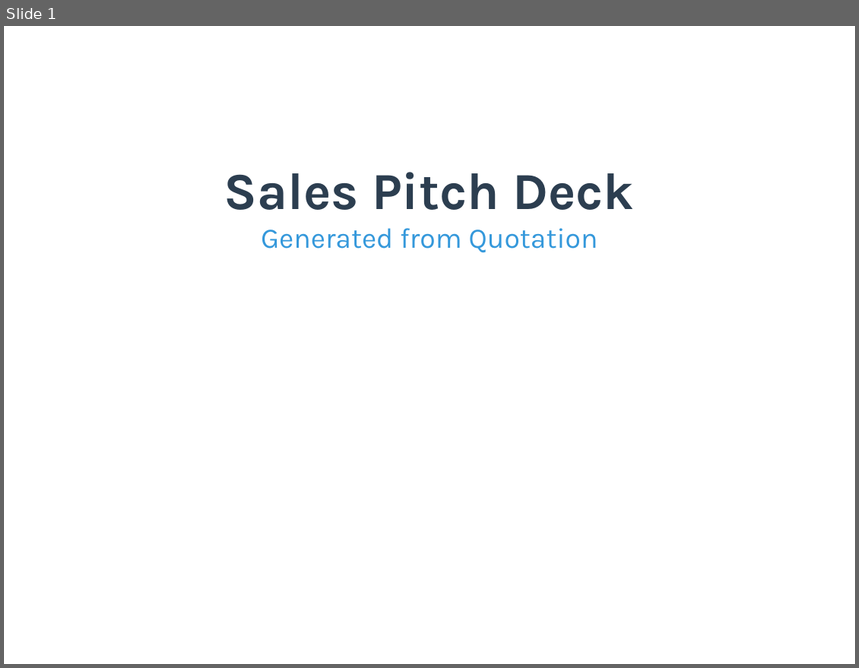
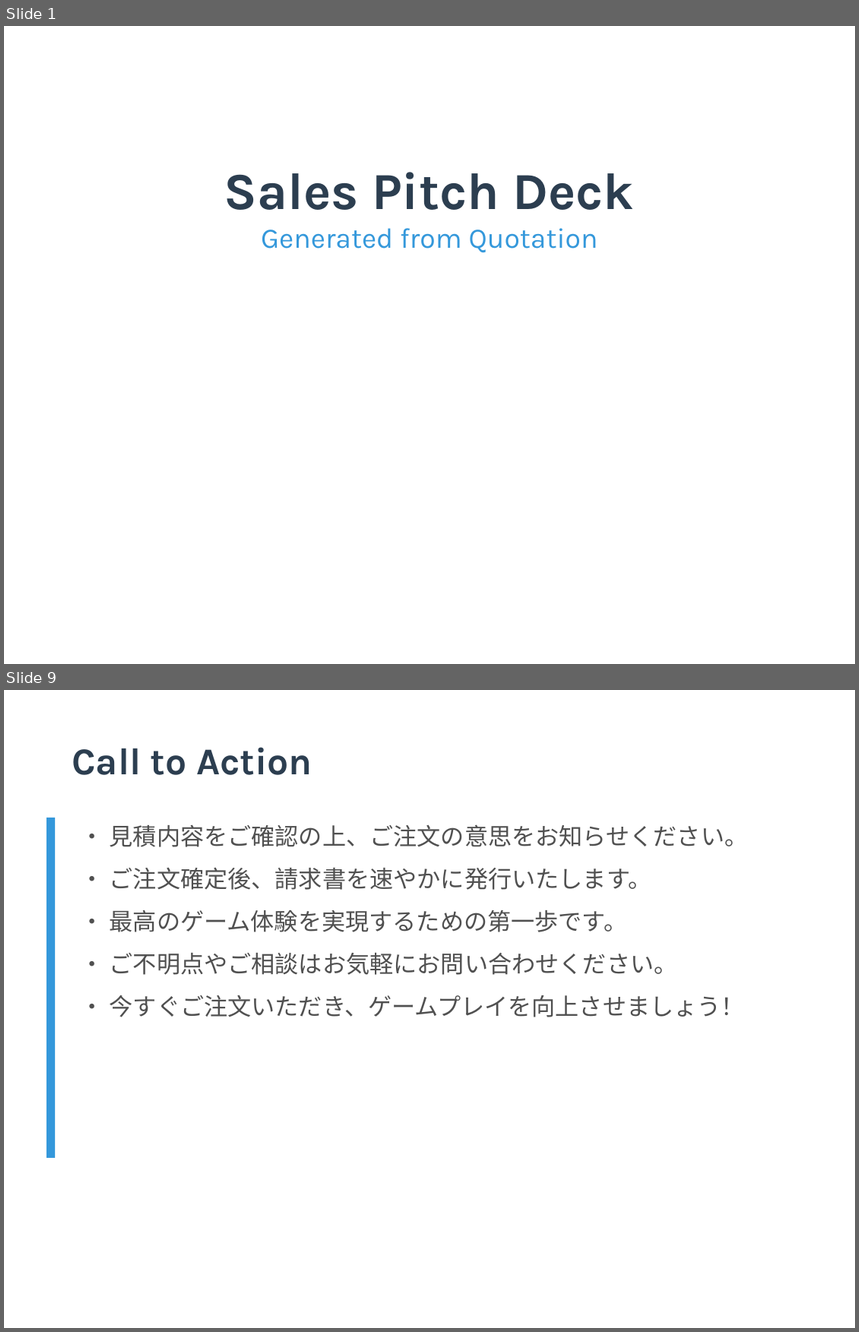
Before and after one commit to TejasGupta-27/b2b-sales-backend, a slide deck: Data/pitch_decks/pitch_deck_001.pptx. Shown one above the other, each under a label of ours: slide 1 before the commit, slides 1 and 9 after it; the slides between them are not shown. The pictures are 859x668 and 859x1332 pixels, drawn with LibreOffice and Linux fonts; fonts in the diff are those of the drawing; background and template pictures are left out. Boxes give left, top, right and bottom in pixels: in the first picture for what was removed or moved away, otherwise in the second. Text is boxed around its words. In the diff, an @@ line names an element or a change of style, - is before the commit and + after.

```diff
--- a/Data/pitch_decks/pitch_deck_001.pptx
+++ b/Data/pitch_decks/pitch_deck_001.pptx
@@ slide 9 added at [4,690,855,1328], background #FFFFFF @@
@@ text added at [72,747,313,775], 32 pt, text #2C3E50, bold @@
+Call to Action
@@ rectangle added at [47,818,55,1158], fill #3498DB @@
@@ text added at [110,825,749,1018], 20 pt, text #505050 @@
+• 見積内容をご確認の上、ご注文の意思をお知らせください。
+• ご注文確定後、請求書を速やかに発行いたします。
+• 最高のゲーム体験を実現するための第一歩です。
+• ご不明点やご相談はお気軽にお問い合わせください。
+• 今すぐご注文いただき、ゲームプレイを向上させましょう！
```
Also in this commit, not shown: 1 slide changed, 7 other slides added, 8 slides removed, 31 other files.
